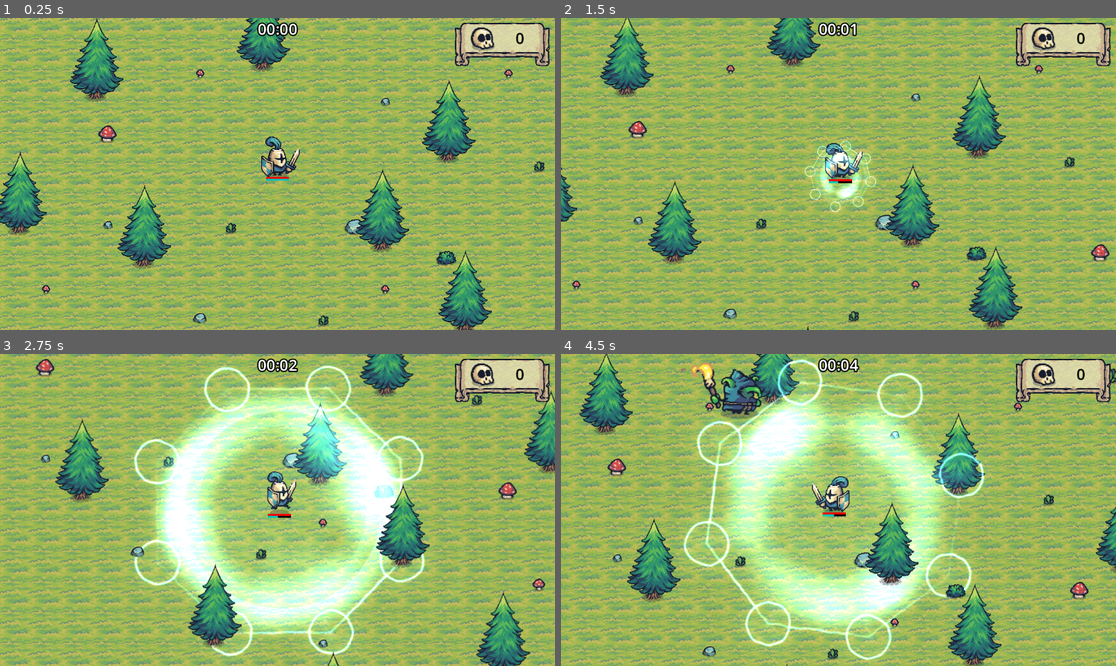
Above: before the commit, frames 1-4 (two rows, left to right).
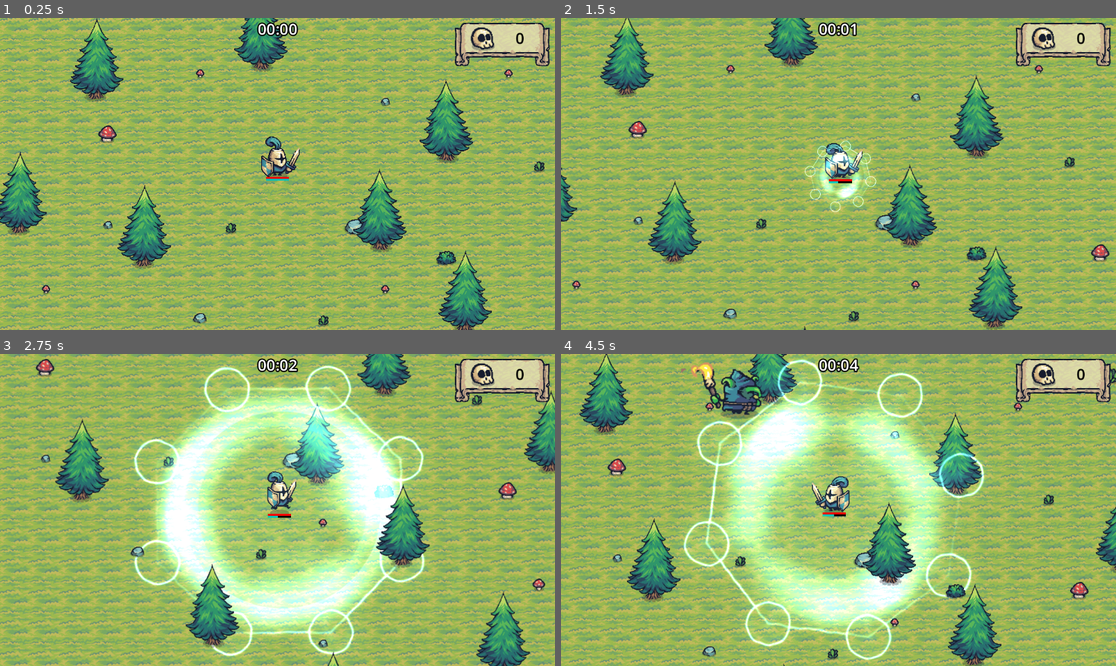
Above: after the commit, the same moments.

Repository: GracilianoOG/godot-dio-tiny-swords
Game: Godot game, scene res://main.tscn
The game is run twice, just before and just after one commit, with the same random seed, the same clock (stepped at 60 frames per second) and the same inputs.
Inputs (mouse positions are in pixels of both pictures, inside the frame that each line leads up to):
- Up to frame 1 (0.25 s): no input
- Up to frame 2 (1.5 s): move the mouse to (960, 158) at 0.52 s; hold D (move_right) 0.53-1.28 s; click (960, 158) at 0.6 s; move the mouse to (727, 189) at 1.27 s; hold S (move_down) from 1.28 s (still down); tap F (special) at 1.35 s
- Up to frame 3 (2.75 s): move the mouse to (333, 441) at 2.02 s; release S (move_down) at 2.03 s; hold D (move_right) from 2.03 s (still down); click (333, 441) at 2.1 s
- Up to frame 4 (4.5 s): move the mouse to (810, 572) at 2.77 s; release D (move_right) at 2.78 s; hold W (move_up) 2.78-3.53 s; tap F (special) at 2.85, 4.35 s; move the mouse to (1005, 556) at 3.52 s; hold A (move_left) from 3.53 s (still down); click (1005, 556) at 3.6 s; move the mouse to (672, 463) at 4.27 s

The runs differ from the first frame. In frame 1, 2.5% of the frame differs, in the area x 42-86%, y 0-76%; in frame 2, 2.6%, in the area x 36-81%, y 0-100%; in frame 3, 2.4%; in frame 4, 2.5%.

Commit message:
Add script to randomly flip trees

Diff:
--- /dev/null
+++ b/misc/tree.gd
@@ -0,0 +1,4 @@
+extends StaticBody2D
+
+func _ready():
+	$Sprite2D.flip_h = randi() % 2 == 0
--- a/misc/tree.tscn
+++ b/misc/tree.tscn
@@ -1,5 +1,6 @@
-[gd_scene load_steps=3 format=3 uid="uid://bxjcb386h6jgu"]
+[gd_scene load_steps=4 format=3 uid="uid://bxjcb386h6jgu"]
 
+[ext_resource type="Script" path="res://misc/tree.gd" id="1_5mob3"]
 [ext_resource type="Texture2D" uid="uid://g6ejirfnyera" path="res://addons/Tiny Swords/Resources/Trees/Tree.png" id="1_y54ik"]
 
 [sub_resource type="CircleShape2D" id="CircleShape2D_8ivf4"]
@@ -8,6 +9,7 @@
 [node name="Tree" type="StaticBody2D"]
 collision_layer = 2
 collision_mask = 0
+script = ExtResource("1_5mob3")
 
 [node name="Sprite2D" type="Sprite2D" parent="."]
 position = Vector2(0, -72)
